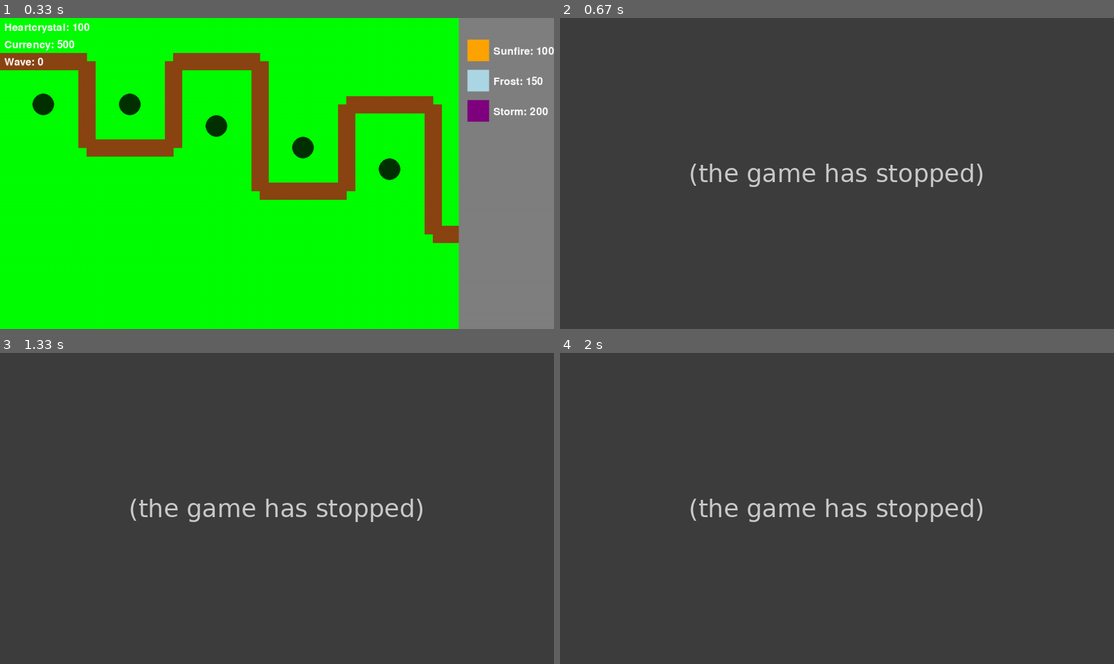
Above: before the commit, frames 1-4 (two rows, left to right).
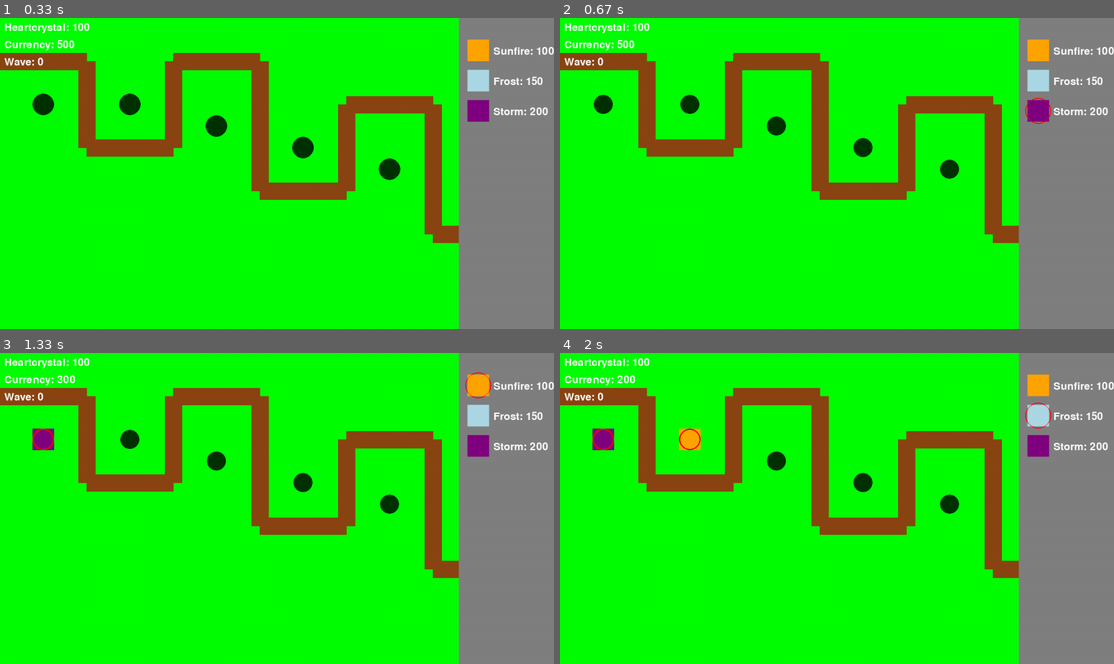
Above: after the commit, the same moments.

Repository: 6rzan/Aetheria_The-Last-Stand.pygame
Game: pygame game, started from main.py
Same seed, same stepped clock (60 frames per second), same inputs: the game is played once before the commit and once after it.
Inputs (mouse positions are in pixels of both pictures, inside the frame that each line leads up to):
- Up to frame 1 (0.33 s): no input
- Up to frame 2 (0.67 s): click (1036, 111) at 0.38 s
- Up to frame 3 (1.33 s): click (44, 440) at 0.72 s; click (476, 384) at 1.05 s
- Up to frame 4 (2 s): click (687, 440) at 1.38 s; click (1036, 415) at 1.72 s

Frame 1 is identical in both runs. In frame 2, 100% of the frame differs, in the area x 0-100%, y 0-100%; in frame 3, 100%; in frame 4, 100%.
Error before the commit: NameError: name 'RED' is not defined (main.py line 160); the game stopped at 0.38 s (later frames are placeholders)

Commit message:
fix(game): resolve crash on tower selection due to missing color constant
The game would crash with a `NameError` when a player selected a tower for placement. This was caused by the `RED` color constant being used for the invalid placement preview, but it was not defined in `settings.py`.

This commit adds the `RED` constant to `settings.py`. Additionally, the wildcard import in `main.py` is replaced with an explicit list of imports to prevent similar namespace issues in the future.

Diff:
--- a/main.py
+++ b/main.py
@@ -1,7 +1,7 @@
 import pygame
 import sys
 import math
-from settings import *
+from settings import SCREEN_WIDTH, SCREEN_HEIGHT, FPS, BLACK, WHITE, GREY, ORANGE, LIGHT_BLUE, PURPLE, RED, GREEN, SUNFIRE_SPIRE_COST, FROST_SPIRE_COST, STORM_SPIRE_COST
 from levels import Level, LEVEL_1_MAP, LEVEL_2_MAP
 from towers import SunfireSpire, FrostSpire, StormSpire
 from enemies import ShadowCrawler, ShadowFlyer
--- a/settings.py
+++ b/settings.py
@@ -7,6 +7,7 @@
 BLACK = (0, 0, 0)
 WHITE = (255, 255, 255)
 GREEN = (0, 255, 0)
+RED = (255, 0, 0)
 BROWN = (139, 69, 19)
 DARK_BLUE = (0, 0, 139)
 PURPLE = (128, 0, 128)
Not shown, changed: changelog.md
